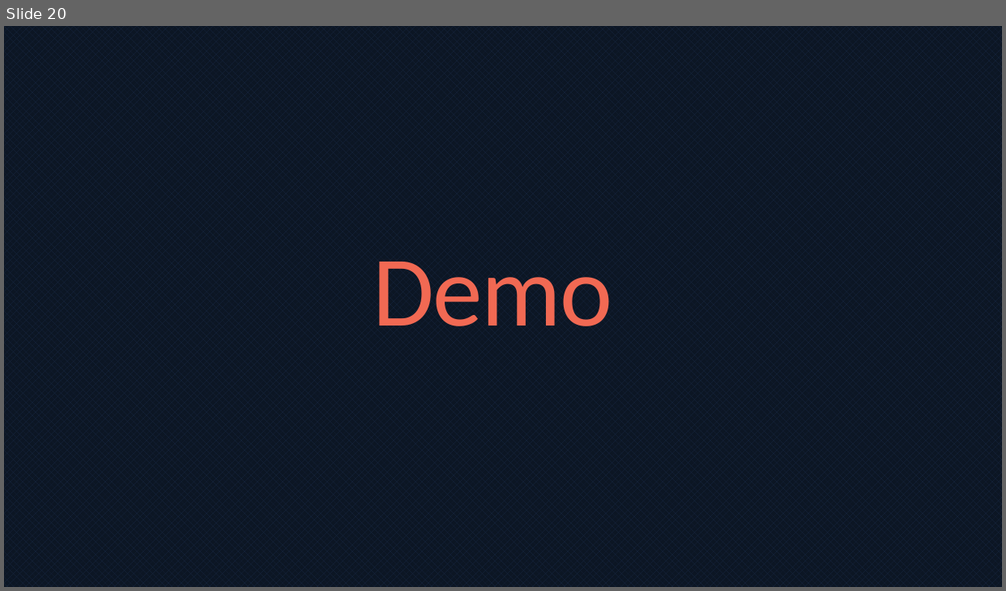
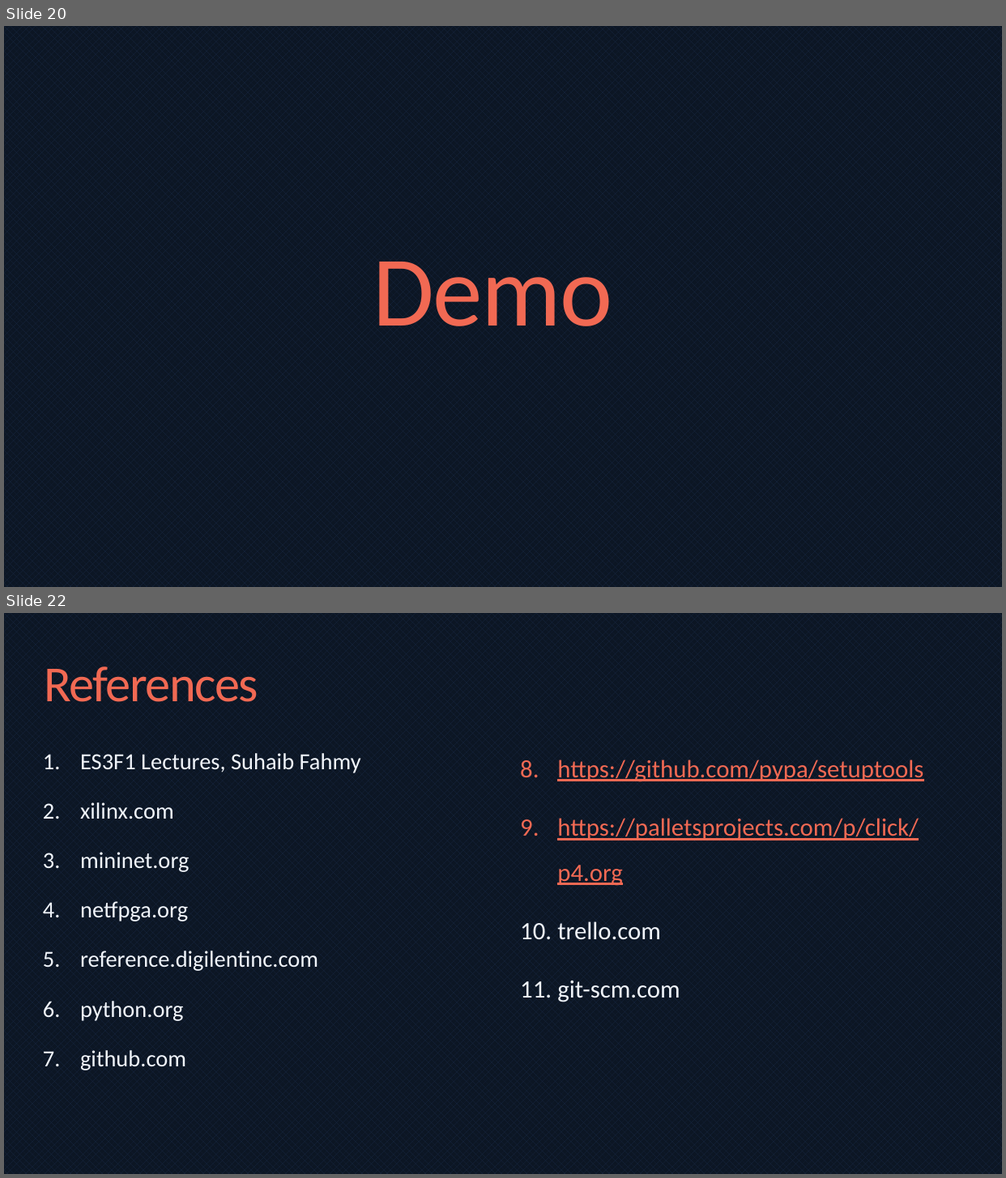
Before and after one commit to bmaximuml/CS351-Reports, a slide deck: Presentation/Network Switch Design on FPGAs.pptx. Shown one above the other, each under a label of ours: slide 20 before the commit, slides 20 and 22 after it; the slides between them are not shown. The pictures are 1006x591 and 1006x1178 pixels, drawn with LibreOffice and Linux fonts; fonts in the diff are those of the drawing. Boxes give left, top, right and bottom in pixels: in the first picture for what was removed or moved away, otherwise in the second. Text is boxed around its words. In the diff, an @@ line names an element or a change of style, - is before the commit and + after.

```diff
--- a/Presentation/Network Switch Design on FPGAs.pptx
+++ b/Presentation/Network Switch Design on FPGAs.pptx
@@ slide 22 added at [4,613,1002,1174], background pattern #1A2A46 on #0C1624 @@
@@ title added at [44,666,259,702], 48.6 pt, text #F16953 @@
+References
@@ text added at [80,753,361,1071], 22.2 pt, text #F0F4FA @@
+1. ES3F1 Lectures, Suhaib Fahmy
+2. xilinx.com
+3. mininet.org
+4. netfpga.org
+5. reference.digilentinc.com
+6. python.org
+7. github.com
@@ text added at [557,760,923,1003], 24 pt, text #F16953, underline @@
+8. https://github.com/pypa/setuptools
+9. https://palletsprojects.com/p/click/p4.org
+10. trello.com
+11. git-scm.com
```
Also in this commit, not shown: 10 slides changed, 2 other slides added, 1 slide removed, 1 other file.
